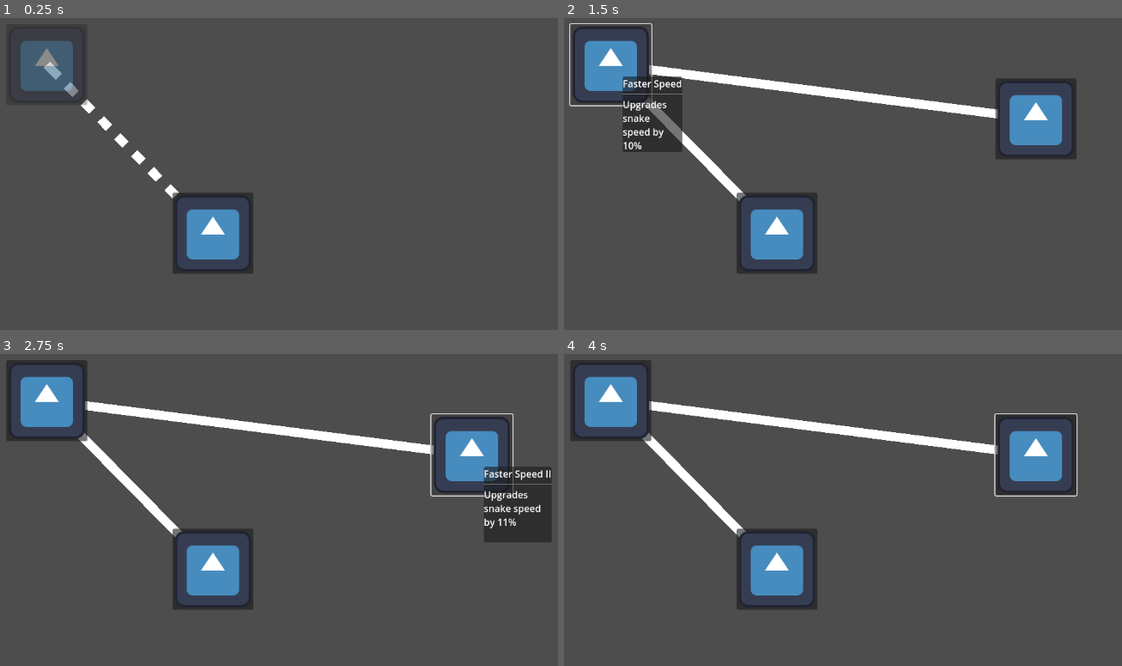
Above: before the commit, frames 1-4 (two rows, left to right).
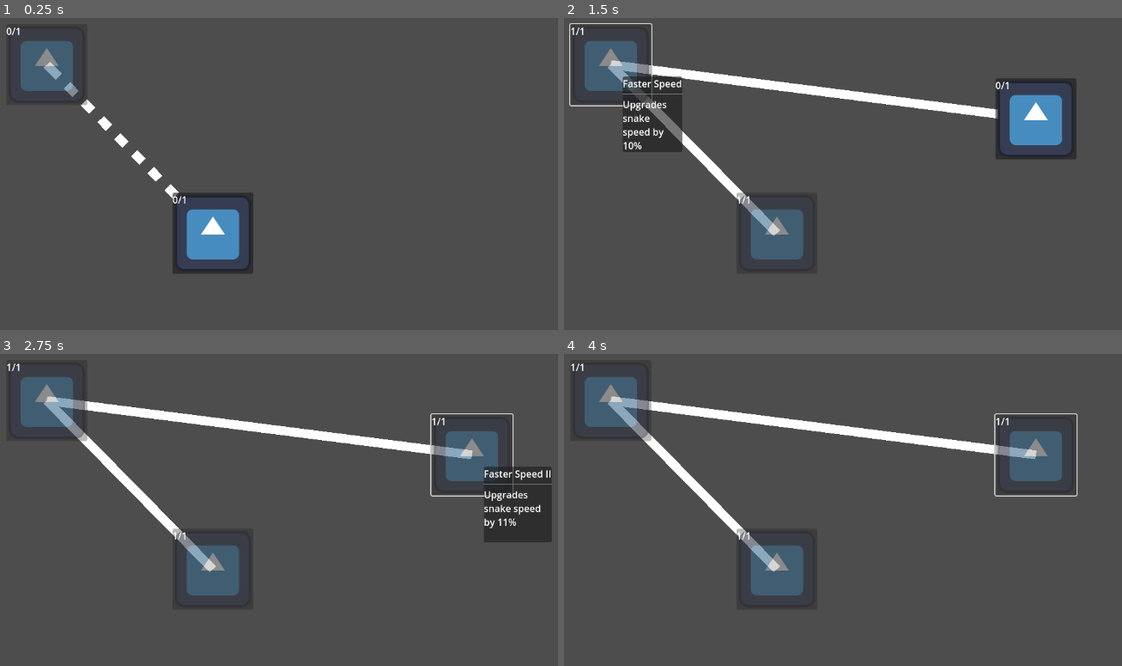
Above: after the commit, the same moments.

Repository: tylercchase/gmtk-2025
Game: Godot game, scene res://src/menus/upgrade/upgrade_menu.tscn
Two runs of this game, one before a commit and one after it. Both use one fixed random seed, a clock stepped at 60 frames per second and the inputs below. This scene is started directly instead of the project's main scene. The engine's default icon, where the game draws it, is replaced by a stand-in: a white triangle on a blue panel in a dark square.
Inputs (mouse positions are in pixels of both pictures, inside the frame that each line leads up to):
- Up to frame 1 (0.25 s): no input
- Up to frame 2 (1.5 s): click "test" at 0.5 s; click "test" at 1.25 s
- Up to frame 3 (2.75 s): click "test" at 2 s
- Up to frame 4 (4 s): tap Enter at 2.75 s; move the mouse to (932, 475) at 2.77 s; hold D (move_right) 2.78-3.53 s; click (932, 475) at 2.85 s; tap Space at 3.5 s; move the mouse to (642, 516) at 3.52 s; hold A (move_left) from 3.53 s (still down); click (642, 516) at 3.6 s

The runs differ from the first frame. In frame 1, less than 0.1% of the frame differs, in the area x 1-34%, y 3-60%; in frame 2, 3.3%; in frame 3, 5.0%; in frame 4, 5.0%, in the area x 1-90%, y 3-78%.

Commit message:
feat: show levels and disable on max level reached

Diff:
--- a/src/menus/upgrade/tree_connection_manager.gd
+++ b/src/menus/upgrade/tree_connection_manager.gd
@@ -31,7 +31,8 @@
 	for button in upgrade_buttons.values():
 		var resource = button.upgrade_resource
 		button.visible = check_button_enabled(resource)
-		button.disabled = false
+		if !button.maxed:
+			button.disabled = false
 	for button in upgrade_buttons.values():
 		if !button.visible:
 			for requirement in button.upgrade_resource.requirements:
@@ -56,7 +57,7 @@
 					if upgrade_buttons[requirement.id].visible and button.visible:
 						var base_coords = button.global_position + button.get_global_rect().size / 2
 						var dest_coords = upgrade_buttons[requirement.id].global_position + upgrade_buttons[requirement.id].get_global_rect().size / 2
-						if !button.disabled:
+						if !button.disabled or button.maxed:
 							draw_line(base_coords, dest_coords, Color.WHITE, 15.0)
 						else:
 							draw_dashed_line(base_coords, dest_coords, Color.WHITE, 15.0, 20.0)
--- a/src/menus/upgrade/upgrade_button.gd
+++ b/src/menus/upgrade/upgrade_button.gd
@@ -5,41 +5,48 @@
 
 
 @export var upgrade_resource: Upgrade:
-    set(value):
-        upgrade_resource = value
-        update_display()
+	set(value):
+		upgrade_resource = value
+		update_display()
 
-
-
+@export var purchased_amount_label: Label
+var maxed = false
 func _ready() -> void:
-    if !Engine.is_editor_hint():
-        mouse_entered.connect(_on_mouse_entered)
-        mouse_exited.connect(_on_mouse_exited)
-        pressed.connect(_on_button_pressed)
-    update_display()
+	if !Engine.is_editor_hint():
+		mouse_entered.connect(_on_mouse_entered)
+		mouse_exited.connect(_on_mouse_exited)
+		pressed.connect(_on_button_pressed)
+	update_display()
 
 
 func update_display():
-    if Engine.is_editor_hint():
-        $Label.text = upgrade_resource.name
-    $Label.visible = Engine.is_editor_hint()
-    # something here to show level / max level
-    # as well as disable on max level reached
-    # as well as update icon
+	if Engine.is_editor_hint():
+		$Label.text = upgrade_resource.name
+	$Label.visible = Engine.is_editor_hint()
+	var max_upgrade_count = len(upgrade_resource.purchase_prices)
+	if State.purchased_upgrades.has(upgrade_resource.id):
+		var total_purchased = State.purchased_upgrades[upgrade_resource.id]
+		purchased_amount_label.text = str(total_purchased) + "/" +str(max_upgrade_count)
+		if total_purchased >= max_upgrade_count:
+			disabled = true
+			maxed = true
+	else:
+		purchased_amount_label.text = str(0) + "/" +str(max_upgrade_count)
+	# as well as update icon
 
 # need to have some logic here for listening to currency updates and enabling/disabling the button press
 
 func _on_mouse_entered():
-    Events.emit_tooltip_changed(upgrade_resource)
+	Events.emit_tooltip_changed(upgrade_resource)
 
 func _on_mouse_exited():
-    Events.emit_tooltip_changed(null)
+	Events.emit_tooltip_changed(null)
 
 func _on_button_pressed():
-    upgrade_resource.on_buy_level()
-    if State.purchased_upgrades.has(upgrade_resource.id):
-        State.purchased_upgrades[upgrade_resource.id] += 1
-    else:
-        State.purchased_upgrades[upgrade_resource.id] = 1
-    update_display()
-    Events.emit_purchased_upgrade()
+	upgrade_resource.on_buy_level()
+	if State.purchased_upgrades.has(upgrade_resource.id):
+		State.purchased_upgrades[upgrade_resource.id] += 1
+	else:
+		State.purchased_upgrades[upgrade_resource.id] = 1
+	update_display()
+	Events.emit_purchased_upgrade()
--- a/src/menus/upgrade/upgrade_button.tscn
+++ b/src/menus/upgrade/upgrade_button.tscn
@@ -3,11 +3,12 @@
 [ext_resource type="Texture2D" uid="uid://ofhq8wn1748o" path="res://icon.svg" id="1_mmaho"]
 [ext_resource type="Script" uid="uid://dfog3ywk40e3p" path="res://src/menus/upgrade/upgrade_button.gd" id="2_0eguc"]
 
-[node name="Button" type="Button"]
+[node name="Button" type="Button" node_paths=PackedStringArray("purchased_amount_label")]
 offset_right = 8.0
 offset_bottom = 8.0
 icon = ExtResource("1_mmaho")
 script = ExtResource("2_0eguc")
+purchased_amount_label = NodePath("PurchasedAmountLabel")
 
 [node name="Label" type="Label" parent="."]
 visible = false
@@ -18,3 +19,9 @@
 offset_bottom = -4.0
 text = "test"
 horizontal_alignment = 1
+
+[node name="PurchasedAmountLabel" type="Label" parent="."]
+layout_mode = 0
+offset_right = 40.0
+offset_bottom = 23.0
+text = "1/2"
